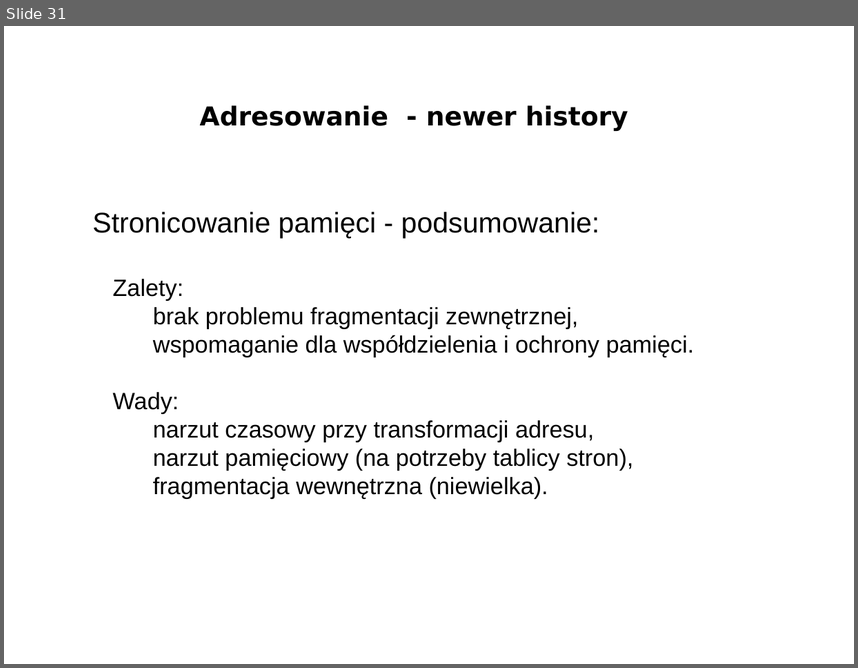
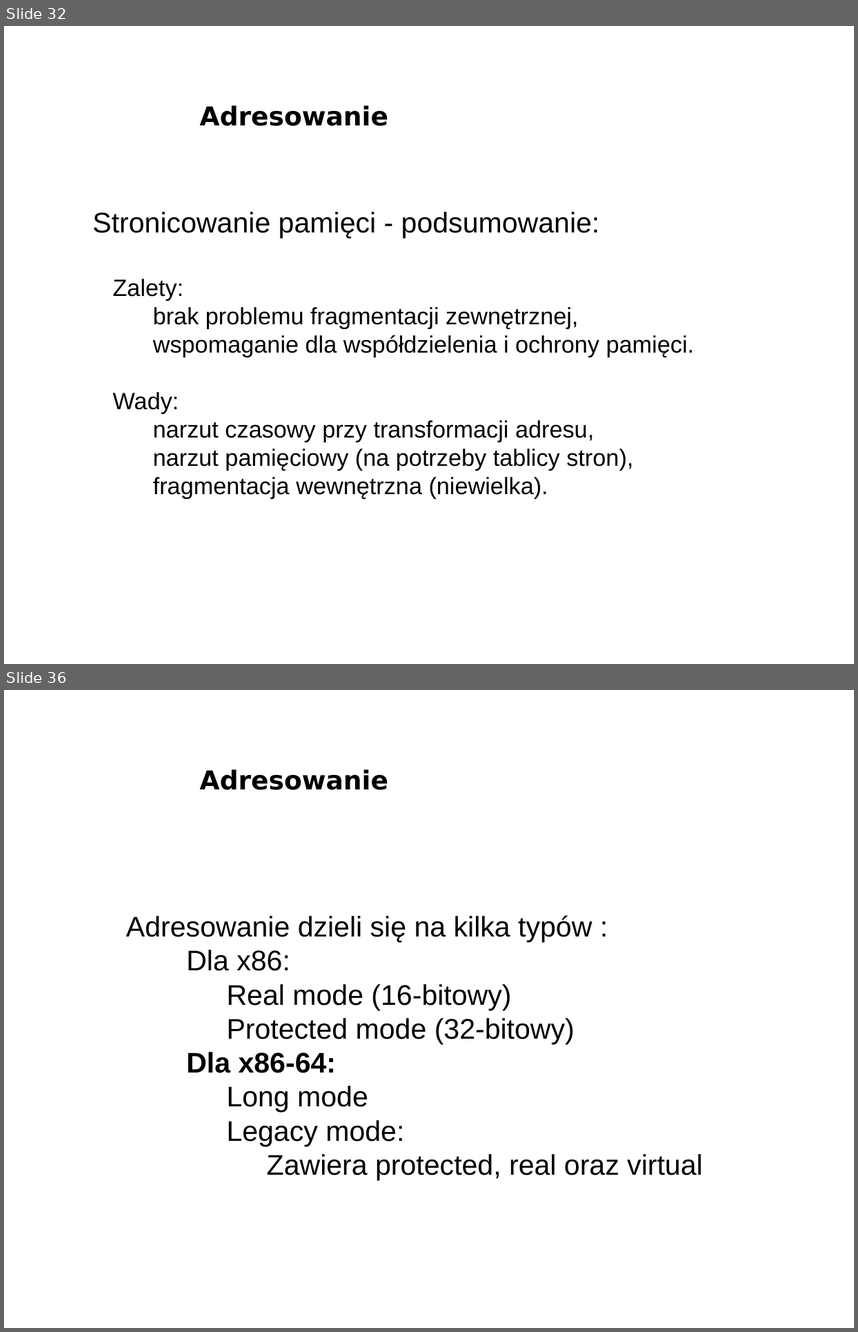
Before and after one commit to bercik/pn_prezentacja, a slide deck: śmieszki_i_inne_zwierzęta/prezentacja.odp. Shown one above the other, each under a label of ours: slide 31 before the commit, slides 32 and 36 after it; the slides between them are not shown. The pictures are 858x668 and 858x1332 pixels, drawn with LibreOffice and Linux fonts; fonts in the diff are those of the drawing; background and template pictures are left out. Boxes give left, top, right and bottom in pixels: in the first picture for what was removed or moved away, otherwise in the second. Text is boxed around its words. In the diff, an @@ line names an element or a change of style, - is before the commit and + after.

Commit message:
adresowanie jest całe

```diff
--- a/śmieszki_i_inne_zwierzęta/prezentacja.odp
+++ b/śmieszki_i_inne_zwierzęta/prezentacja.odp
@@ slide 36 added at box(4, 690, 854, 1328), background picture (left out) @@
@@ title added at box(200, 769, 388, 790), 22 pt, text #000000, bold @@
+Adresowanie
@@ text added at box(126, 915, 703, 1180), 24 pt, text #000000 @@
+Adresowanie dzieli się na kilka typów :
+    ● Dla x86:
+        ● Real mode (16-bitowy)
+        ● Protected mode (32-bitowy)
+    ● Dla x86-64:
+        ● Long mode
+        ● Legacy mode:
+            ● Zawiera protected, real oraz virtual
@@ what was slide 31 is now slide 32 @@
@@ slide 32 changed as well @@
@@ title at box(200, 105, 388, 126): text changed @@
-Adresowanie - newer history
+Adresowanie
```
Also in this commit, not shown: 13 other slides changed, 12 other slides added, 3 slides removed.
